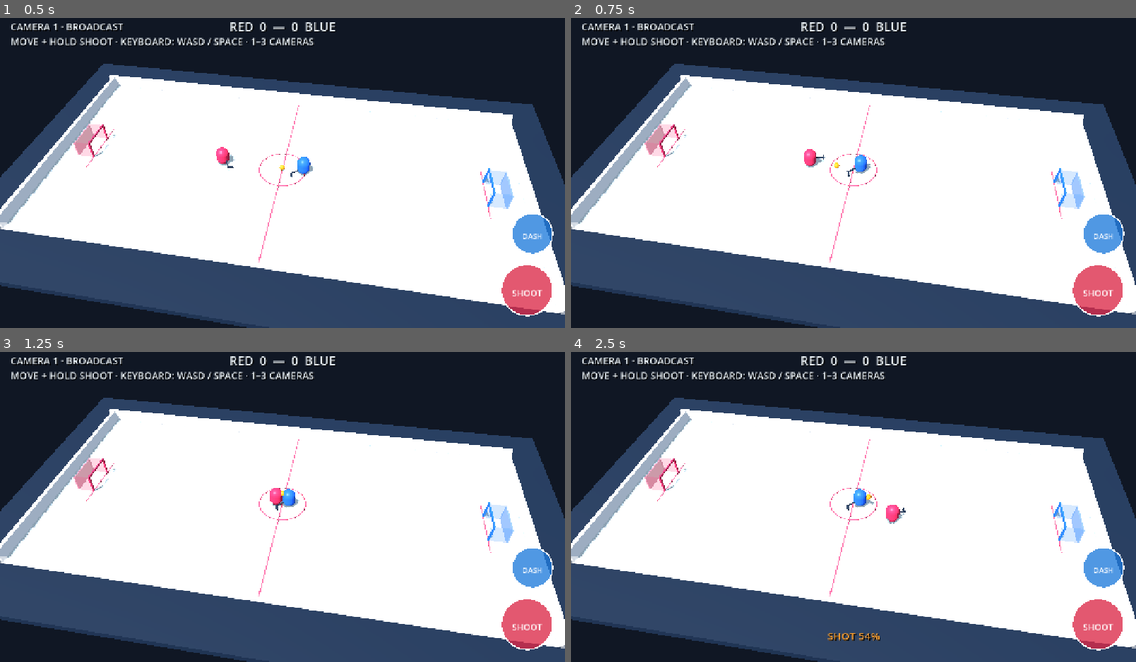
Above: before the commit, frames 1-4 (two rows, left to right).
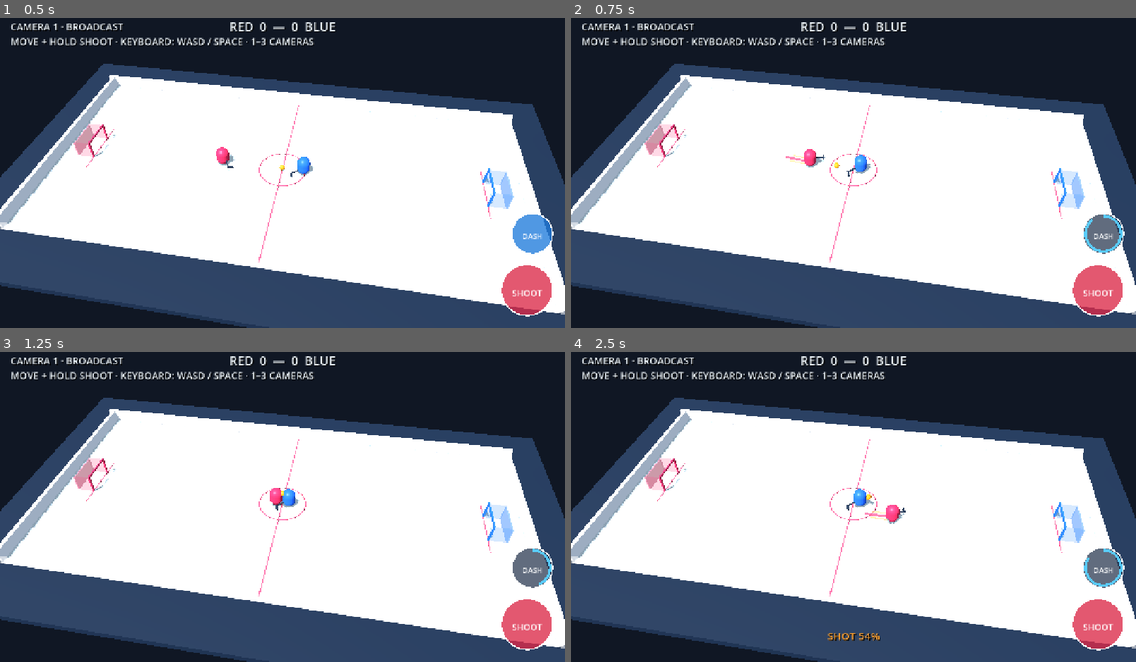
Above: after the commit, the same moments.

Repository: dylanwatsonsoftware/floorball-frenzy-3d
Game: Godot game, scene res://scenes/app/main.tscn
Two runs of this game, one before a commit and one after it. Both use one fixed random seed, a clock stepped at 60 frames per second and the inputs below.
Inputs (mouse positions are in pixels of both pictures, inside the frame that each line leads up to):
- Up to frame 1 (0.5 s): no input
- Up to frame 2 (0.75 s): tap Enter at 0.5 s; move the mouse to (977, 154) at 0.52 s; hold D (move_right) from 0.53 s (still down); tap Shift (dash) at 0.6 s; click (977, 154) at 0.67 s
- Up to frame 3 (1.25 s): keep holding D (move_right)
- Up to frame 4 (2.5 s): release D (move_right) at 1.25 s; drag from (740, 519) to (825, 565) at 1.27 s; move the mouse to (910, 432) at 2.02 s; hold D (move_right) from 2.03 s (still down); hold Space (shoot) from 2.03 s (still down); tap Shift (dash) at 2.3 s

Frame 1 is identical in both runs. In frame 2, 0.7% of the frame differs, in the area x 38-98%, y 44-77%; in frame 3, 0.7%; in frame 4, 0.7%, in the area x 52-98%, y 51-77%.

Commit message:
feat: add dash streak and cooldown feedback

Diff:
--- a/scripts/gameplay/mobile_controls.gd
+++ b/scripts/gameplay/mobile_controls.gd
@@ -13,6 +13,7 @@
 var _stick_knob_offset := Vector2.ZERO
 var _stick_origin := Vector2.ZERO
 var _movement_origin := Vector2.ZERO
+var _dash_cooldown_ratio := 0.0
 
 
 func _ready() -> void:
@@ -23,6 +24,15 @@
 
 func get_movement_vector() -> Vector2:
 	return _movement_vector
+
+
+func set_dash_cooldown_ratio(value: float) -> void:
+	_dash_cooldown_ratio = normalize_cooldown_ratio(value)
+	queue_redraw()
+
+
+static func normalize_cooldown_ratio(value: float) -> float:
+	return clampf(value, 0.0, 1.0)
 
 
 static func calculate_stick_vector(offset: Vector2, radius: float, deadzone: float) -> Vector2:
@@ -155,9 +165,12 @@
 	var label_size := font.get_string_size(label, HORIZONTAL_ALIGNMENT_LEFT, -1, font_size)
 	draw_string(font, shoot_center - label_size * 0.5 + Vector2(0.0, label_size.y), label, HORIZONTAL_ALIGNMENT_LEFT, -1, font_size, Color.WHITE)
 	var dash_center := _dash_center()
-	var dash_color := Color(0.22, 0.72, 1.0, 0.92) if _dash_touch != -1 else Color(0.12, 0.48, 0.86, 0.78)
+	var dash_ready := _dash_cooldown_ratio <= 0.001
+	var dash_color := Color(0.22, 0.72, 1.0, 0.92) if _dash_touch != -1 and dash_ready else Color(0.12, 0.48, 0.86, 0.78) if dash_ready else Color(0.14, 0.2, 0.3, 0.72)
 	draw_circle(dash_center, DASH_RADIUS, dash_color)
 	draw_arc(dash_center, DASH_RADIUS, 0.0, TAU, 48, Color.WHITE, 3.0)
+	if not dash_ready:
+		draw_arc(dash_center, DASH_RADIUS - 6.0, -PI * 0.5, -PI * 0.5 + TAU * _dash_cooldown_ratio, 40, Color(0.35, 0.82, 1.0, 0.95), 6.0)
 	var dash_label := "DASH"
 	var dash_size := font.get_string_size(dash_label, HORIZONTAL_ALIGNMENT_LEFT, -1, 17)
 	draw_string(font, dash_center - dash_size * 0.5 + Vector2(0.0, dash_size.y), dash_label, HORIZONTAL_ALIGNMENT_LEFT, -1, 17, Color.WHITE)
--- a/scripts/gameplay/player_controller.gd
+++ b/scripts/gameplay/player_controller.gd
@@ -3,14 +3,18 @@
 const PlayerMotorScript = preload("res://scripts/gameplay/player_motor.gd")
 const RINK_HALF_LENGTH := 18.1
 const RINK_HALF_WIDTH := 8.6
+const DASH_STREAK_SECONDS := 0.18
 
 var _facing_direction := Vector3.RIGHT
 var _mobile_controls: Control
 var _dash_cooldown := 0.0
+var _dash_streak_remaining := 0.0
+var _dash_streak: Node3D
 
 
 func _ready() -> void:
 	_mobile_controls = get_node_or_null("../../HUD/MobileControls") as Control
+	_dash_streak = get_node_or_null("DashStreak") as Node3D
 
 
 func _physics_process(delta: float) -> void:
@@ -20,11 +24,11 @@
 		touch_input = _mobile_controls.call("get_movement_vector")
 	var input_vector: Vector2 = PlayerMotorScript.combine_inputs(keyboard_input, touch_input)
 	_dash_cooldown = maxf(0.0, _dash_cooldown - delta)
+	_dash_streak_remaining = maxf(0.0, _dash_streak_remaining - delta)
+	if _dash_streak != null:
+		_dash_streak.visible = _dash_streak_remaining > 0.0
 	if Input.is_action_just_pressed("dash"):
-		var dash: Dictionary = PlayerMotorScript.start_dash(input_vector, _dash_cooldown, _facing_direction)
-		if dash.started:
-			velocity = dash.velocity
-			_dash_cooldown = dash.cooldown
+		try_dash(input_vector)
 	else:
 		velocity = PlayerMotorScript.step_velocity(velocity, input_vector, delta)
 	move_and_slide()
@@ -34,7 +38,27 @@
 	if velocity.length_squared() > 0.04:
 		_facing_direction = Vector3(velocity.x, 0.0, velocity.z).normalized()
 		rotation.y = lerp_angle(rotation.y, atan2(_facing_direction.x, _facing_direction.z), minf(1.0, delta * 12.0))
+	if _mobile_controls != null and _mobile_controls.has_method("set_dash_cooldown_ratio"):
+		_mobile_controls.call("set_dash_cooldown_ratio", get_dash_cooldown_ratio())
 
 
 func get_facing_direction() -> Vector3:
 	return _facing_direction
+
+
+func get_dash_cooldown_ratio() -> float:
+	return clampf(_dash_cooldown / PlayerMotorScript.DASH_COOLDOWN, 0.0, 1.0)
+
+
+func try_dash(input_vector: Vector2 = Vector2.ZERO) -> bool:
+	if _dash_streak == null:
+		_dash_streak = get_node_or_null("DashStreak") as Node3D
+	var dash: Dictionary = PlayerMotorScript.start_dash(input_vector, _dash_cooldown, _facing_direction)
+	if not dash.started:
+		return false
+	velocity = dash.velocity
+	_dash_cooldown = dash.cooldown
+	_dash_streak_remaining = DASH_STREAK_SECONDS
+	if _dash_streak != null:
+		_dash_streak.visible = true
+	return true
--- a/scripts/presentation/greybox_arena.gd
+++ b/scripts/presentation/greybox_arena.gd
@@ -125,6 +125,7 @@
 	body.material_override = _material(Color("dd3155"), 0.42)
 	player.add_child(body)
 	_add_stick(player, Color("202a38"))
+	_add_dash_streak(player)
 
 
 func _build_opponent() -> void:
@@ -176,6 +177,28 @@
 	rig.add_child(blade)
 
 
+func _add_dash_streak(parent: Node3D) -> void:
+	var streak := Node3D.new()
+	streak.name = "DashStreak"
+	streak.position = Vector3(0.0, -0.48, -1.0)
+	streak.visible = false
+	parent.add_child(streak)
+	_add_dash_strip(streak, "CenterTrail", Vector3(0.0, 0.0, -0.25), Vector3(0.18, 0.045, 1.9), Color(1.0, 0.22, 0.34, 0.72))
+	_add_dash_strip(streak, "LeftTrail", Vector3(-0.34, 0.0, 0.0), Vector3(0.09, 0.035, 1.3), Color(1.0, 0.55, 0.24, 0.52))
+	_add_dash_strip(streak, "RightTrail", Vector3(0.34, 0.0, 0.0), Vector3(0.09, 0.035, 1.3), Color(1.0, 0.55, 0.24, 0.52))
+
+
+func _add_dash_strip(parent: Node3D, node_name: String, local_position: Vector3, size: Vector3, color: Color) -> void:
+	var strip := MeshInstance3D.new()
+	strip.name = node_name
+	var mesh := BoxMesh.new()
+	mesh.size = size
+	strip.mesh = mesh
+	strip.position = local_position
+	strip.material_override = _material(color, 0.25, Color(color.r, color.g, color.b))
+	parent.add_child(strip)
+
+
 func _build_ball() -> void:
 	var ball := MeshInstance3D.new()
 	ball.name = "Ball"
--- a/tests/greybox_scene_test.gd
+++ b/tests/greybox_scene_test.gd
@@ -20,6 +20,8 @@
 		"Arena/Player",
 		"Arena/Player/StickRig/Shaft",
 		"Arena/Player/StickRig/Blade",
+		"Arena/Player/DashStreak",
+		"Arena/Player/DashStreak/CenterTrail",
 		"Arena/Opponent/StickRig/Shaft",
 		"Arena/Opponent/StickRig/Blade",
 		"Arena/Ball",
@@ -58,6 +60,20 @@
 	var player_stick := scene.get_node("Arena/Player/StickRig") as Node3D
 	if player_stick.position.x <= 0.0 or player_stick.rotation.y <= 0.2:
 		fail("The stick must angle across the body toward the player's right")
+		return
+	var dash_streak := scene.get_node("Arena/Player/DashStreak") as Node3D
+	if dash_streak.visible:
+		fail("The dash streak must remain hidden until a dash starts")
+		return
+	var player := scene.get_node("Arena/Player")
+	if not player.has_method("get_dash_cooldown_ratio"):
+		fail("The player must expose dash cooldown feedback")
+		return
+	if not player.call("try_dash", Vector2.RIGHT):
+		fail("A ready player dash must start")
+		return
+	if not dash_streak.visible or player.call("get_dash_cooldown_ratio") <= 0.0:
+		fail("Starting a dash must reveal its streak and cooldown feedback; visible=%s cooldown=%s" % [dash_streak.visible, player.call("get_dash_cooldown_ratio")])
 		return
 	var player_blade := scene.get_node("Arena/Player/StickRig/Blade") as MeshInstance3D
 	if player_blade.position.z <= 0.5 or player_blade.position.x <= 0.0:
--- a/tests/mobile_controls_test.gd
+++ b/tests/mobile_controls_test.gd
@@ -36,6 +36,12 @@
 	if action != &"dash":
 		fail("The upper-right mobile action must trigger dash")
 		return
+	if not is_equal_approx(controls.normalize_cooldown_ratio(1.4), 1.0):
+		fail("Dash cooldown feedback must clamp above one")
+		return
+	if not is_equal_approx(controls.normalize_cooldown_ratio(-0.2), 0.0):
+		fail("Dash cooldown feedback must clamp below zero")
+		return
 
 	var viewport_size := Vector2(844.0, 390.0)
 	if not controls.can_start_floating_stick(Vector2(200.0, 180.0), viewport_size):
